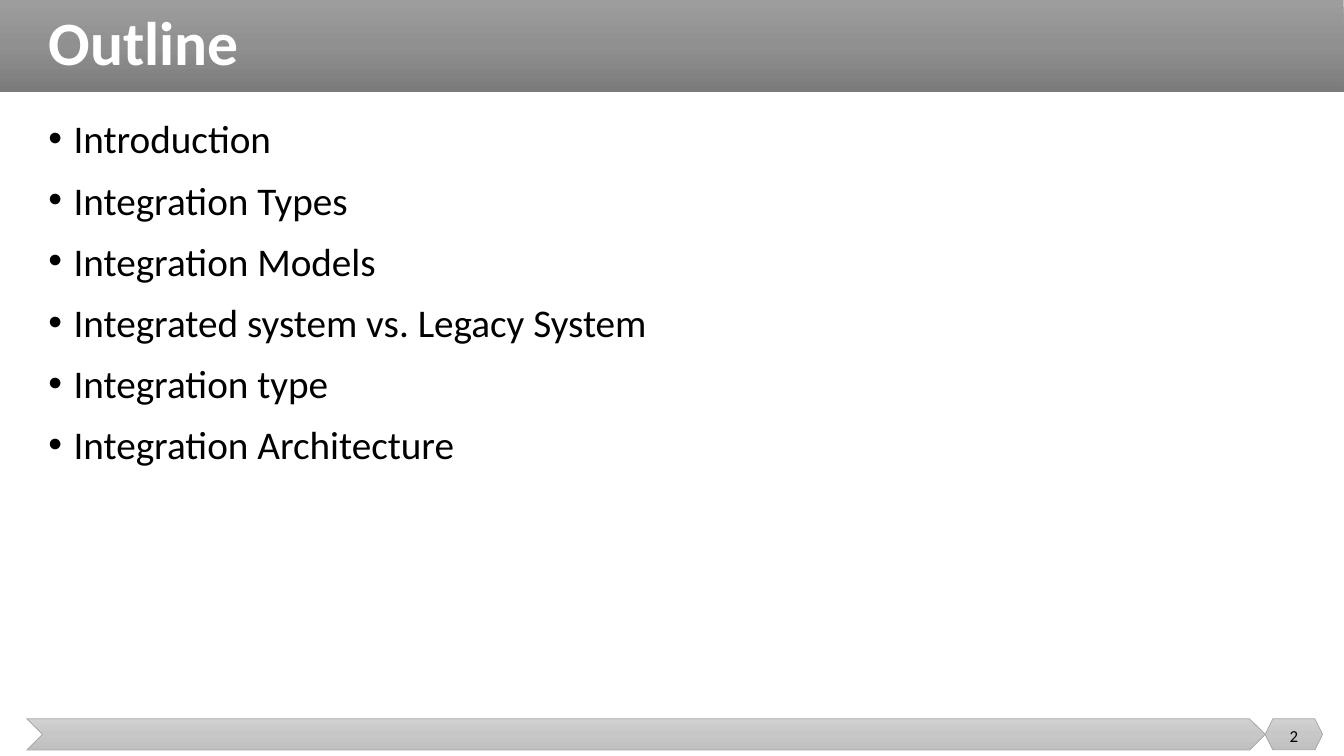
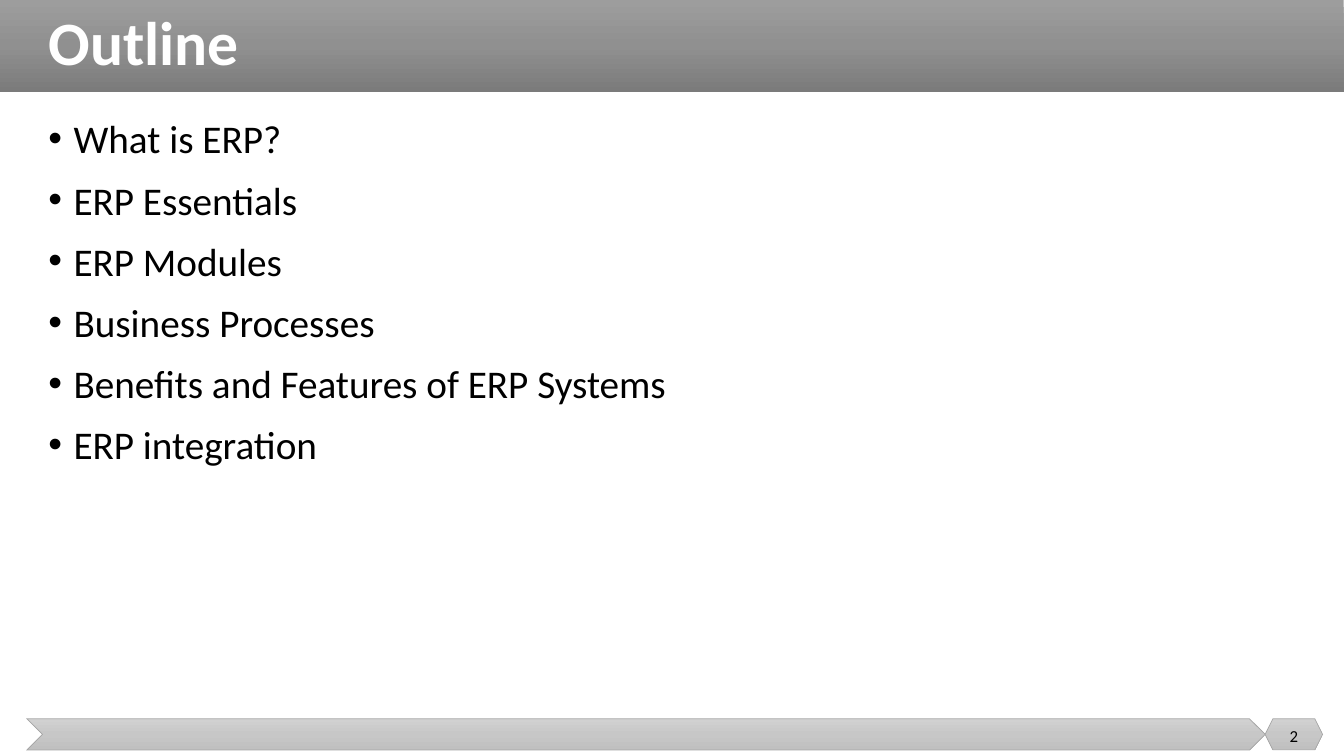
Before and after one commit to malenezi/malenezi, a slide deck: slide 2 of SE495/Lectures/3-ERP/ERP.pptx. Drawn at 1344x756 pixels with LibreOffice and Linux fonts; fonts in the diff are those of the drawing. Boxes give left, top, right and bottom in pixels: in the first picture for what was removed or moved away, otherwise in the second. Text is boxed around its words. In the diff, an @@ line names an element or a change of style, - is before the commit and + after.

```diff
--- a/SE495/Lectures/3-ERP/ERP.pptx
+++ b/SE495/Lectures/3-ERP/ERP.pptx
@@ text at bbox=[74, 125, 666, 466]: text changed @@
-• Introduction
-• Integration Types
-• Integration Models
-• Integrated system vs. Legacy System
-• Integration type
-• Integration Architecture
+• What is ERP?
+• ERP Essentials
+• ERP Modules
+• Business Processes
+• Benefits and Features of ERP Systems
+• ERP integration
```
Also in this commit, not shown: 1 other slide changed, 11 slides added, 6 other files.
